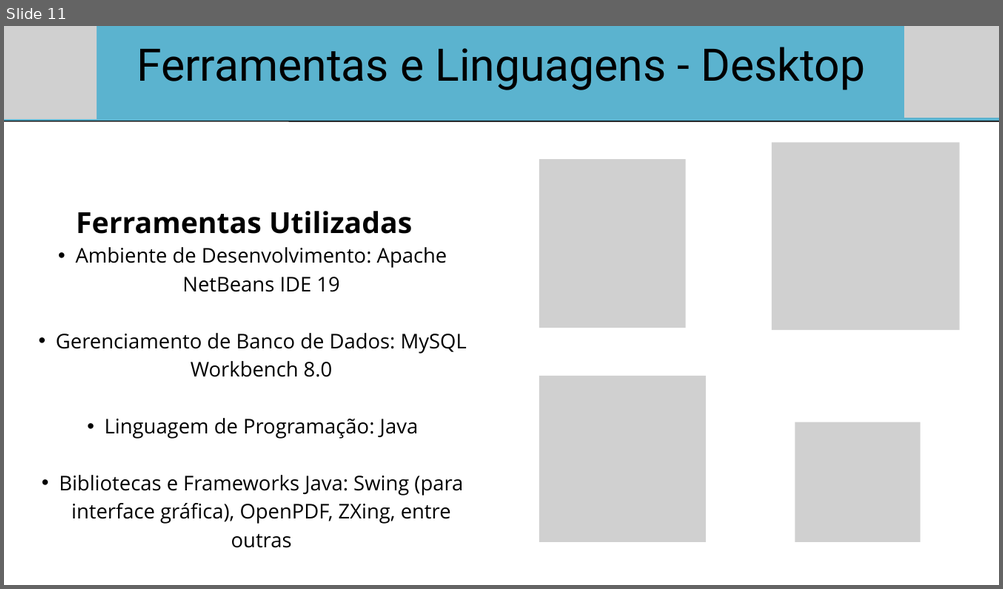
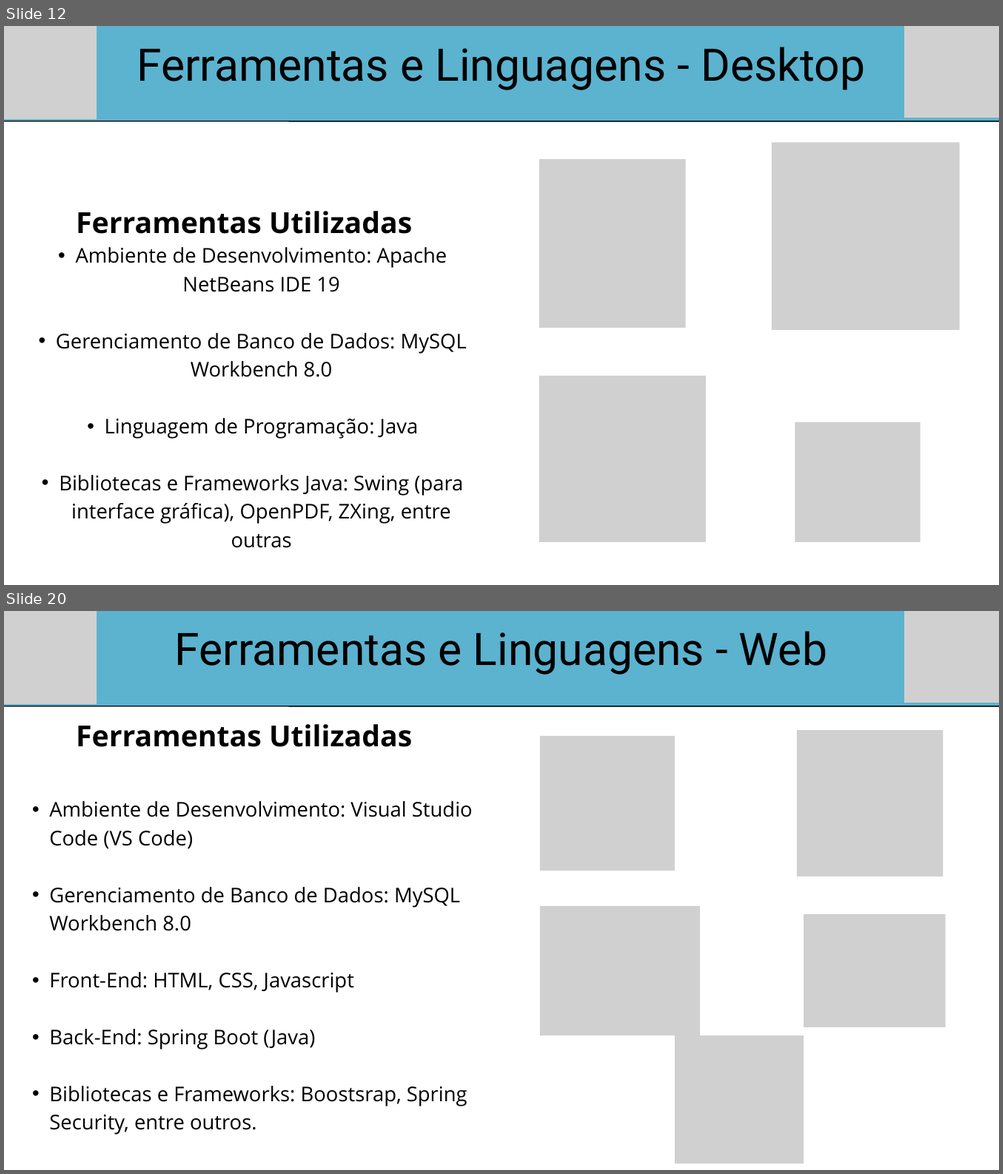
Before and after one commit to Bandclay-j/projeto_integrador_telemedicina, a slide deck: documentacao/TeleMedicina.pptx. Shown one above the other, each under a label of ours: slide 11 before the commit, slides 12 and 20 after it; the slides between them are not shown. The pictures are 1003x589 and 1003x1174 pixels, drawn with LibreOffice and Linux fonts; fonts in the diff are those of the drawing; grey boxes stand for pictures. Boxes give left, top, right and bottom in pixels: in the first picture for what was removed or moved away, otherwise in the second. Text is boxed around its words. In the diff, an @@ line names an element or a change of style, - is before the commit and + after.

```diff
--- a/documentacao/TeleMedicina.pptx
+++ b/documentacao/TeleMedicina.pptx
@@ slide 20 added at bbox=[4, 611, 999, 1170], background #FFFFFF @@
@@ freeform shape added at bbox=[4, 611, 999, 706], fill #5BB3CF @@
@@ picture added at bbox=[4, 611, 96, 704] @@
@@ text added at bbox=[175, 631, 827, 675], 65 pt, text #000000 @@
+Ferramentas e Linguagens - Web
@@ picture added at bbox=[904, 611, 999, 703] @@
@@ line added from (4, 706) to (999, 706), #000000 1.5 pt @@
@@ text added at bbox=[49, 724, 472, 1135], 29.4 pt, text #000000 @@
+Ferramentas Utilizadas
+  • Ambiente de Desenvolvimento: Visual Studio Code (VS Code)
+  • Gerenciamento de Banco de Dados: MySQL Workbench 8.0
+  • Front-End: HTML, CSS, Javascript
+  • Back-End: Spring Boot (Java)
+  • Bibliotecas e Frameworks: Boostsrap, Spring Security, entre outros.
@@ picture added at bbox=[540, 736, 674, 871] @@
@@ picture added at bbox=[796, 730, 942, 877] @@
@@ picture added at bbox=[540, 906, 700, 1036] @@
@@ picture added at bbox=[803, 914, 945, 1027] @@
@@ picture added at bbox=[675, 1037, 804, 1165] @@
@@ what was slide 11 is now slide 12 @@
```
Also in this commit, not shown: 6 slides changed, 9 other slides added.
